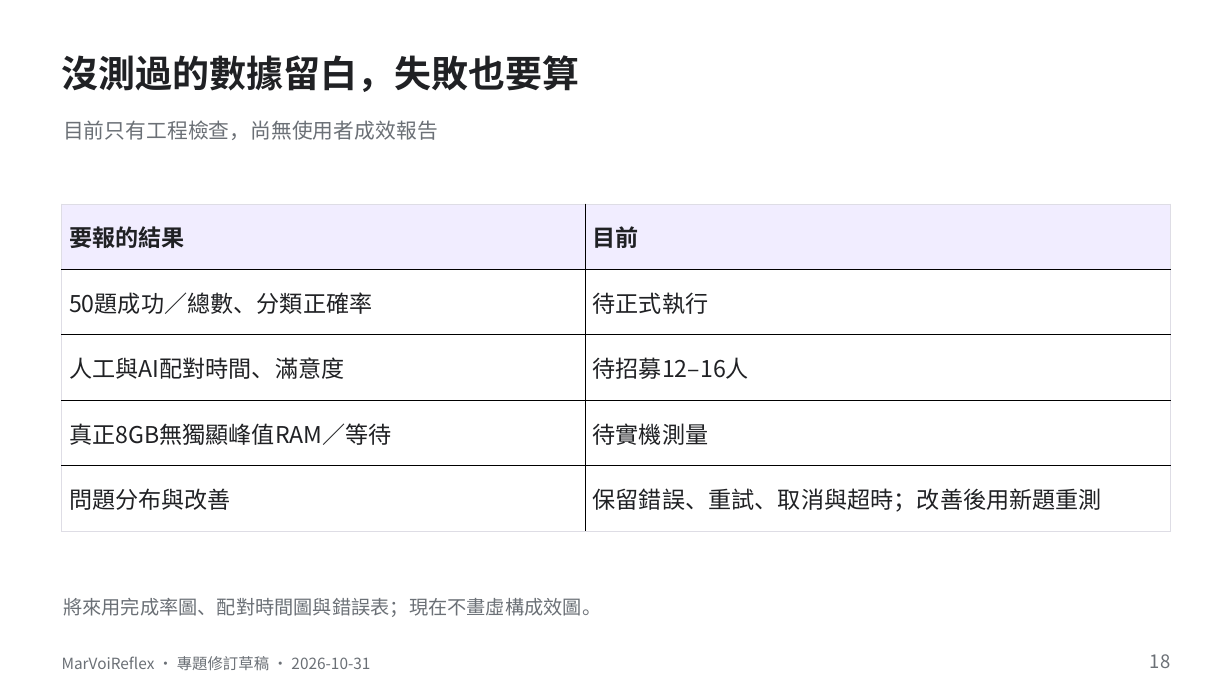
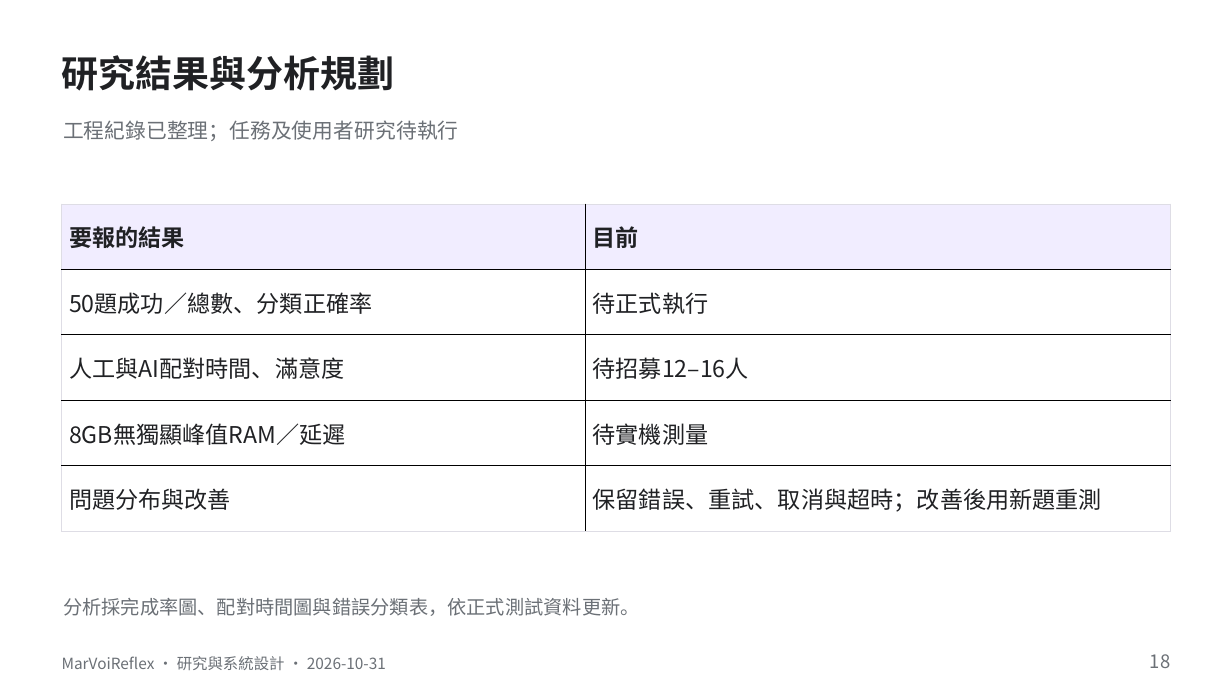
Before and after one commit to yo20ywork-max/MarVoiReflex, a slide deck: slide 18 of docs/presentation/MarVoiReflex-Revision-20261031.pptx. Drawn at 1232x693 pixels with LibreOffice and Linux fonts; fonts in the diff are those of the drawing. Boxes give left, top, right and bottom in pixels: in the first picture for what was removed or moved away, otherwise in the second. Text is boxed around its words. In the diff, an @@ line names an element or a change of style, - is before the commit and + after.

```diff
--- a/docs/presentation/MarVoiReflex-Revision-20261031.pptx
+++ b/docs/presentation/MarVoiReflex-Revision-20261031.pptx
@@ text at [62, 55, 395, 91]: text changed @@
-沒測過的數據留白，失敗也要算
+研究結果與分析規劃
@@ text at [63, 120, 459, 141]: text changed @@
-目前只有工程檢查，尚無使用者成效報告
+工程紀錄已整理；任務及使用者研究待執行
@@ table at [61, 204, 1170, 531] @@
-row 4, column 1: 真正8GB無獨顯峰值RAM／等待
+row 4, column 1: 8GB無獨顯峰值RAM／延遲
@@ text at [63, 598, 640, 616]: text changed @@
-將來用完成率圖、配對時間圖與錯誤表；現在不畫虛構成效圖。
+分析採完成率圖、配對時間圖與錯誤分類表，依正式測試資料更新。
@@ text at [62, 656, 386, 670]: text changed @@
-MarVoiReflex · 專題修訂草稿 · 2026-10-31
+MarVoiReflex · 研究與系統設計 · 2026-10-31
```
Also in this commit, not shown: 23 other slides changed, 36 other files.
